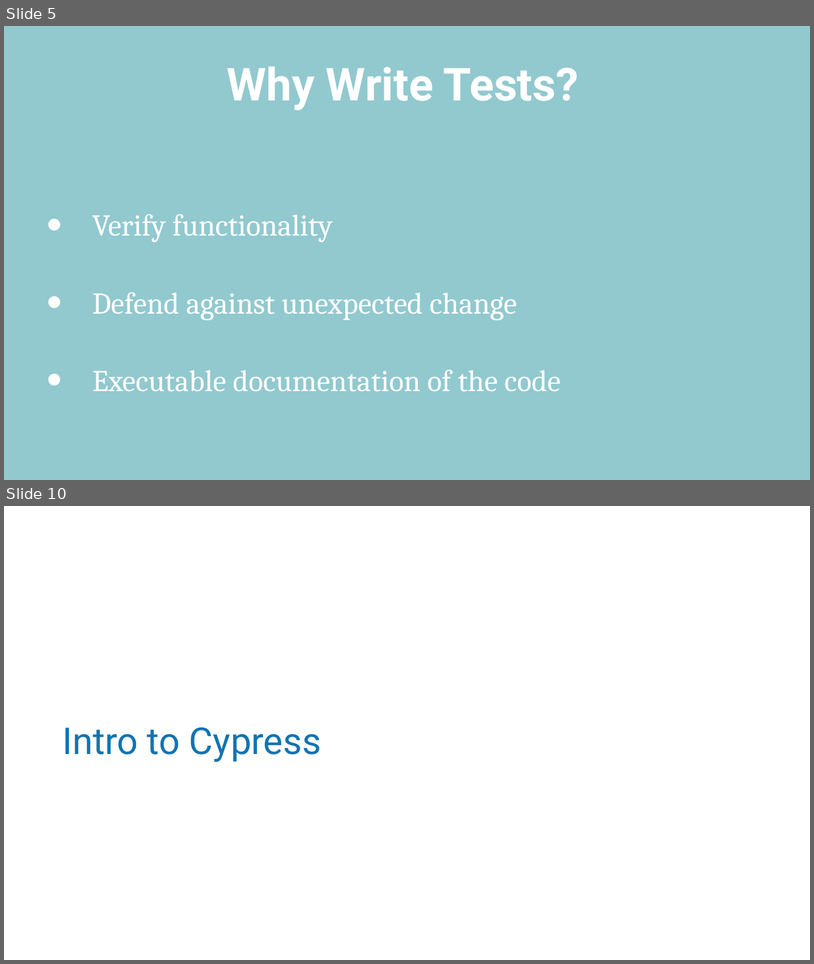
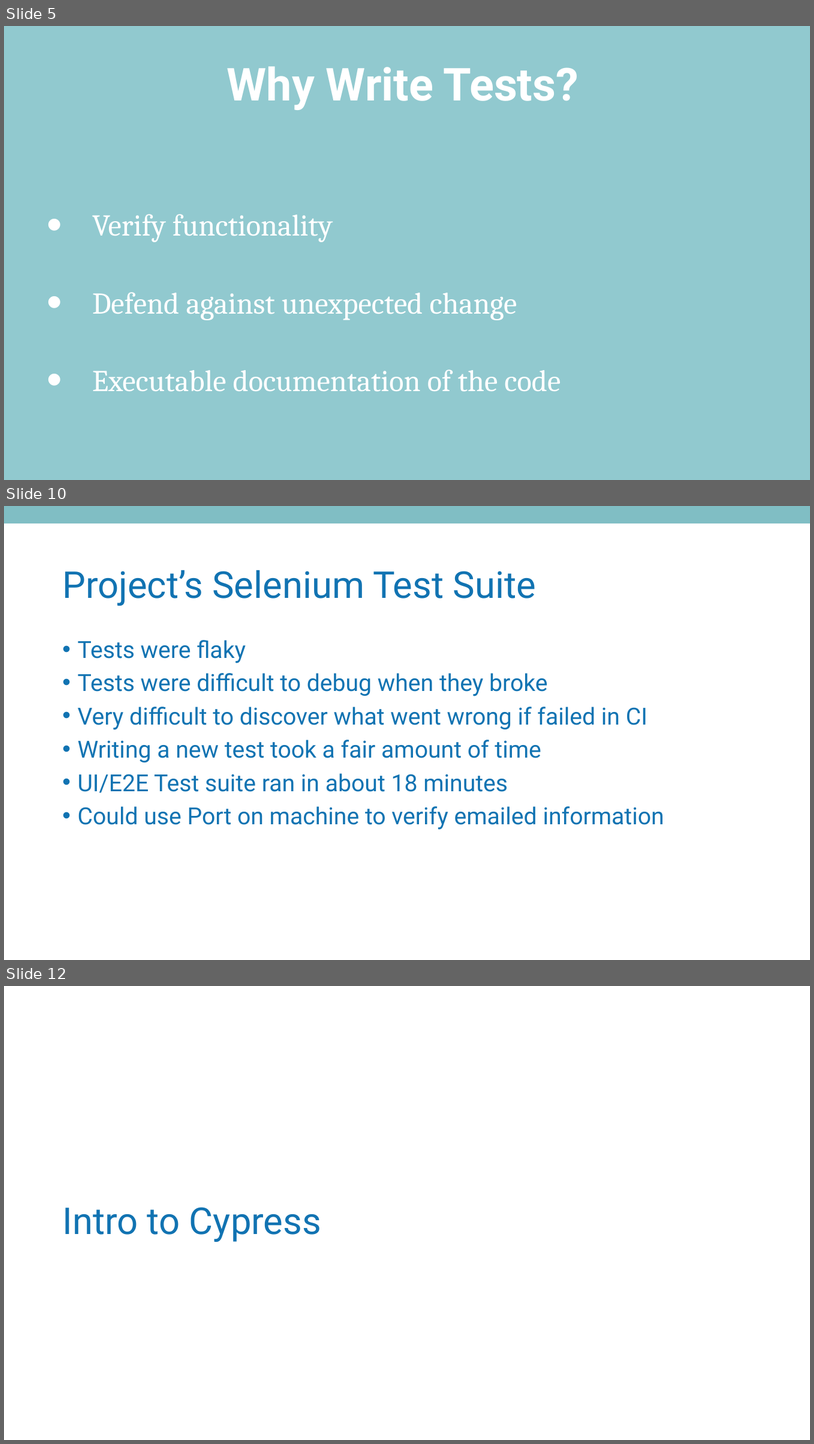
Before and after one commit to MatthewYKnowles/atlanta-code-camp-2019, a slide deck: And Now Seleniums Watch is Ended.pptx. Shown one above the other, each under a label of ours: slides 5 and 10 before the commit, slides 5, 10 and 12 after it; the slides between them are not shown. The pictures are 814x964 and 814x1444 pixels, drawn with LibreOffice and Linux fonts; fonts in the diff are those of the drawing; background and template pictures are left out. Boxes give left, top, right and bottom in pixels: in the first picture for what was removed or moved away, otherwise in the second. Text is boxed around its words. In the diff, an @@ line names an element or a change of style, - is before the commit and + after.

```diff
--- a/And Now Seleniums Watch is Ended.pptx
+++ b/And Now Seleniums Watch is Ended.pptx
@@ slide 10 added at [4, 506, 810, 960], background #FFFFFF @@
@@ rectangle added at [4, 506, 810, 523], fill #80BEC4 @@
@@ title added at [62, 570, 536, 606], 44 pt, text #1173B2 @@
+Project’s Selenium Test Suite
@@ text added at [78, 640, 665, 829], 28 pt, text #1173B2 @@
+• Tests were flaky
+• Tests were difficult to debug when they broke
+• Very difficult to discover what went wrong if failed in CI
+• Writing a new test took a fair amount of time
+• UI/E2E Test suite ran in about 18 minutes
+• Could use Port on machine to verify emailed information
@@ what was slide 10 is now slide 12 @@
```
Also in this commit, not shown: 6 slides changed, 2 other slides added, 4 slides removed, 7 other files.
